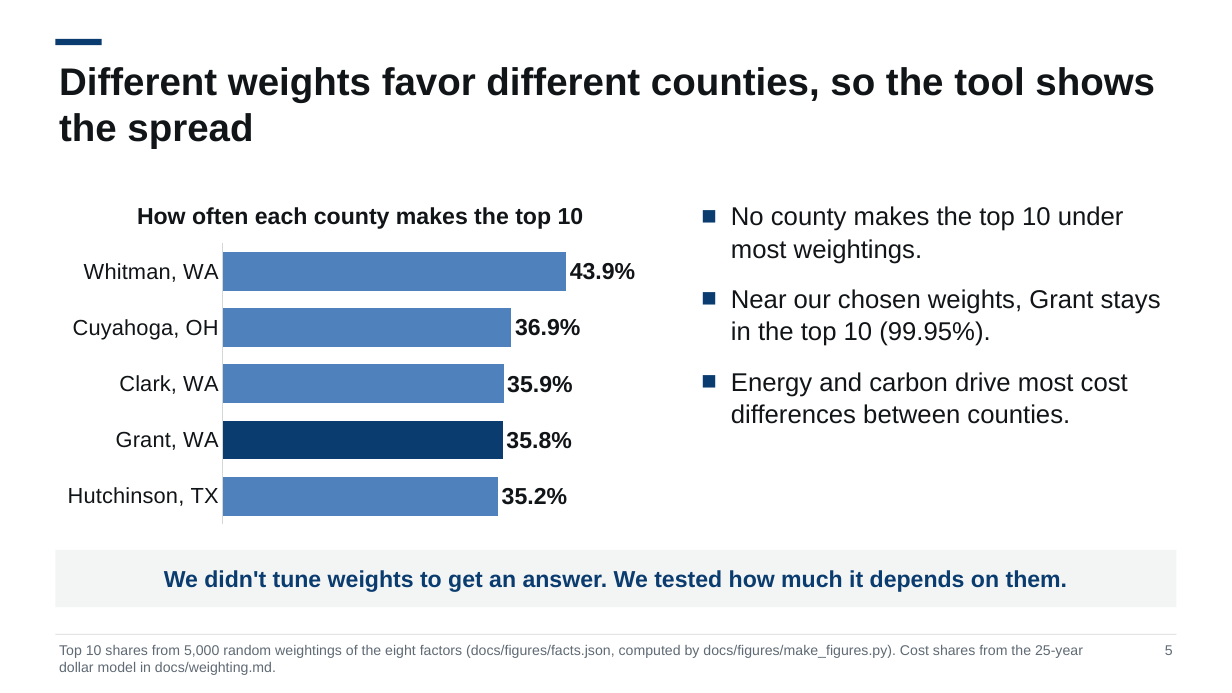
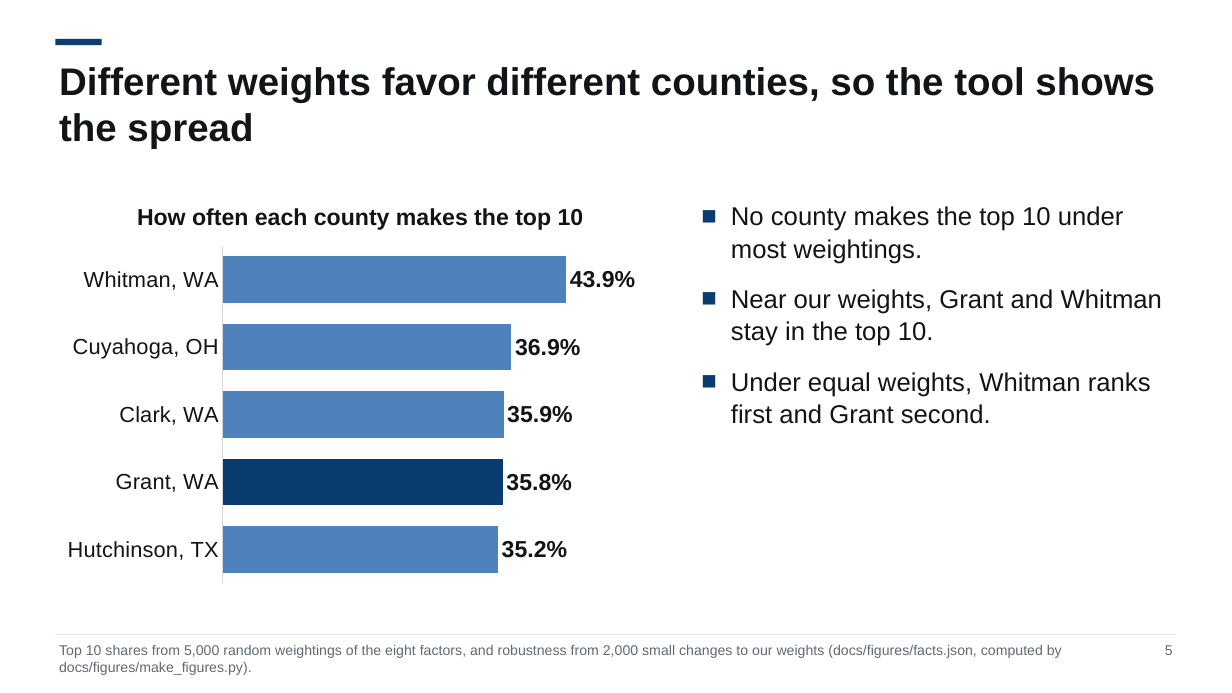
Before and after one commit to NeilKhandelwal/BAC-Hackathon, a slide deck: slide 5 of docs/deck/pitch_template.pptx. Drawn at 1232x693 pixels with LibreOffice and Linux fonts; fonts in the diff are those of the drawing. Boxes give left, top, right and bottom in pixels: in the first picture for what was removed or moved away, otherwise in the second. Text is boxed around its words. In the diff, an @@ line names an element or a change of style, - is before the commit and + after.

Commit message:
Finish round 2 of the deck after the advisor's review
Merge the risk and plan slides, add Whitman to the dollar comparison,
correct the grid carbon range, describe farmland as crops and pasture,
and record the round in the build log.

```diff
--- a/docs/deck/pitch_template.pptx
+++ b/docs/deck/pitch_template.pptx
@@ bar chart: place and size @@
-bar chart at (55,185,665,531)
+bar chart at (55,185,665,592)
@@ text at (731,289,1162,424): text changed @@
-■ Near our chosen weights, Grant stays in the top 10 (99.95%).
-■ Energy and carbon drive most cost differences between counties.
+■ Near our weights, Grant and Whitman stay in the top 10.
+■ Under equal weights, Whitman ranks first and Grant second.
@@ rectangle removed at (55,550,1177,607) @@
-We didn't tune weights to get an answer. We tested how much it depends on them.
@@ text at (59,645,1062,675): text changed @@
-Top 10 shares from 5,000 random weightings of the eight factors (docs/figures/facts.json, computed by docs/figures/make_figures.py). Cost shares from the 25-year dollar model in docs/weighting.md.
+Top 10 shares from 5,000 random weightings of the eight factors, and robustness from 2,000 small changes to our weights (docs/figures/facts.json, computed by docs/figures/make_figures.py).
```
Also in this commit, not shown: 8 other slides changed, 1 slide removed, 18 other files.
